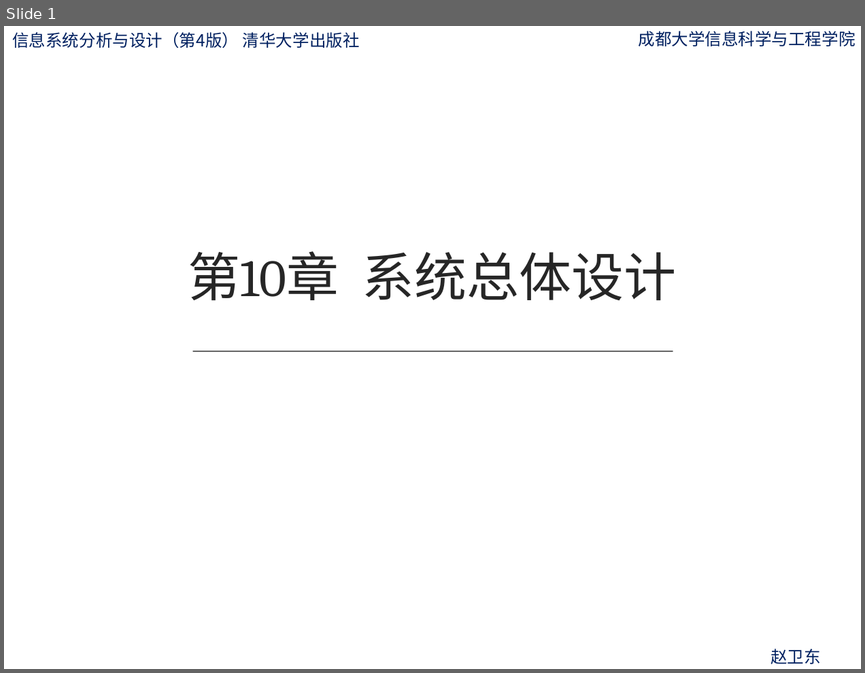
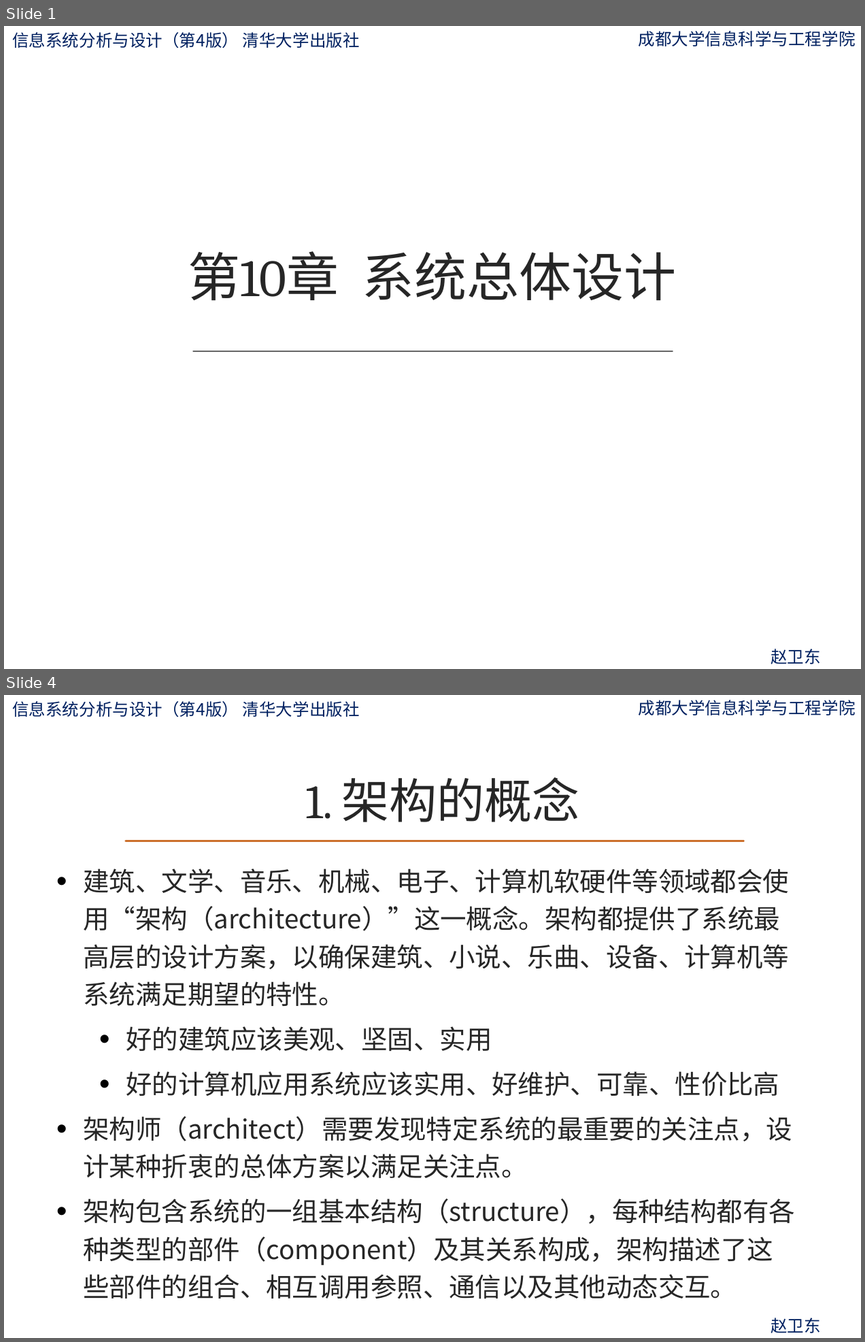
Before and after one commit to ylfagh/is_analysis-1, a slide deck: ppt/第10章-系统总体设计.pptx. Shown one above the other, each under a label of ours: slide 1 before the commit, slides 1 and 4 after it; the slides between them are not shown. The pictures are 865x673 and 865x1342 pixels, drawn with LibreOffice and Linux fonts; fonts in the diff are those of the drawing; background and template pictures are left out. Boxes give left, top, right and bottom in pixels: in the first picture for what was removed or moved away, otherwise in the second. Text is boxed around its words. In the diff, an @@ line names an element or a change of style, - is before the commit and + after.

```diff
--- a/ppt/第10章-系统总体设计.pptx
+++ b/ppt/第10章-系统总体设计.pptx
@@ slide 4 added at (x1=4, y1=695, x2=861, y2=1338), background picture (left out); not listed: 3 template elements that a slide beside it also shows @@
@@ title added at (x1=305, y1=777, x2=579, y2=822), 40 pt, text #262626 @@
+1. 架构的概念
@@ line added from (126, 841) to (743, 841), #CC702D 1.5 pt @@
@@ text added at (x1=84, y1=868, x2=796, y2=1299), 22 pt, text #262626 @@
+• 建筑、文学、音乐、机械、电子、计算机软硬件等领域都会使用“架构（architecture）”这一概念。架构都提供了系统最高层的设计方案，以确保建筑、小说、乐曲、设备、计算机等系统满足期望的特性。
+  • 好的建筑应该美观、坚固、实用
+  • 好的计算机应用系统应该实用、好维护、可靠、性价比高
+• 架构师（architect）需要发现特定系统的最重要的关注点，设计某种折衷的总体方案以满足关注点。
+• 架构包含系统的一组基本结构（structure），每种结构都有各种类型的部件（component）及其关系构成，架构描述了这些部件的组合、相互调用参照、通信以及其他动态交互。
```
Also in this commit, not shown: 199 other slides added, 21 slides removed, 1 other file.
